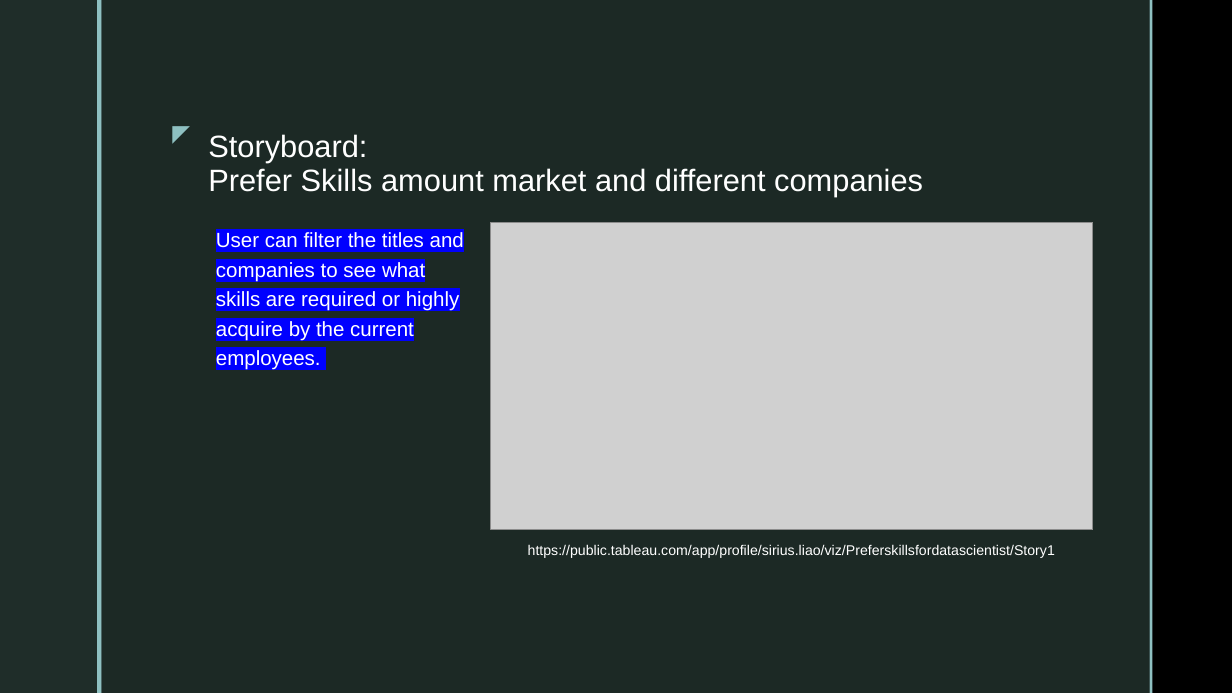
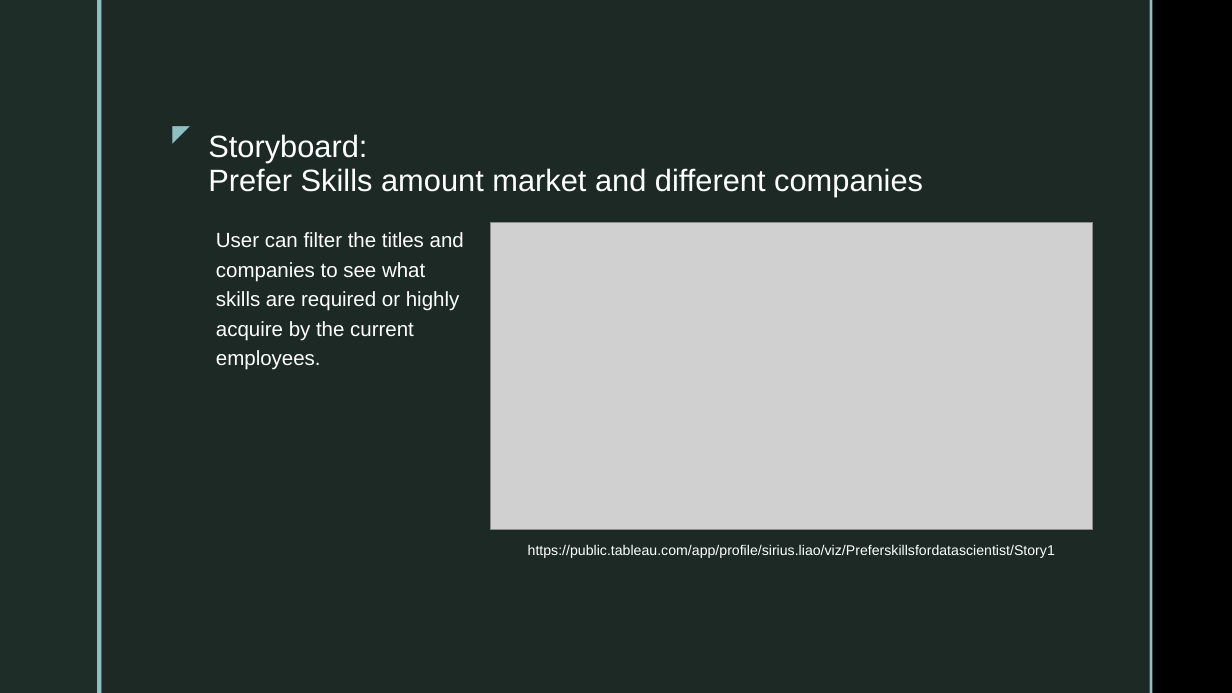
Before and after one commit to Sirius0531/final_project, a slide deck: slide 10 of 2nd Segment Project Deliverable/Deliverable2_Storyboard.pptx. Drawn at 1232x693 pixels with LibreOffice and Linux fonts; fonts in the diff are those of the drawing; grey boxes stand for pictures; background and template pictures are left out. Boxes give left, top, right and bottom in pixels: in the first picture for what was removed or moved away, otherwise in the second. Text is boxed around its words. In the diff, an @@ line names an element or a change of style, - is before the commit and + after.

```diff
--- a/2nd Segment Project Deliverable/Deliverable2_Storyboard.pptx
+++ b/2nd Segment Project Deliverable/Deliverable2_Storyboard.pptx
@@ text "User can filter the titles ..." at bbox=[216, 232, 464, 370]: highlight #0000FF to none @@
```
Also in this commit, not shown: 1 other slide changed, 2 slides added, 1 slide removed, 4 other files.
